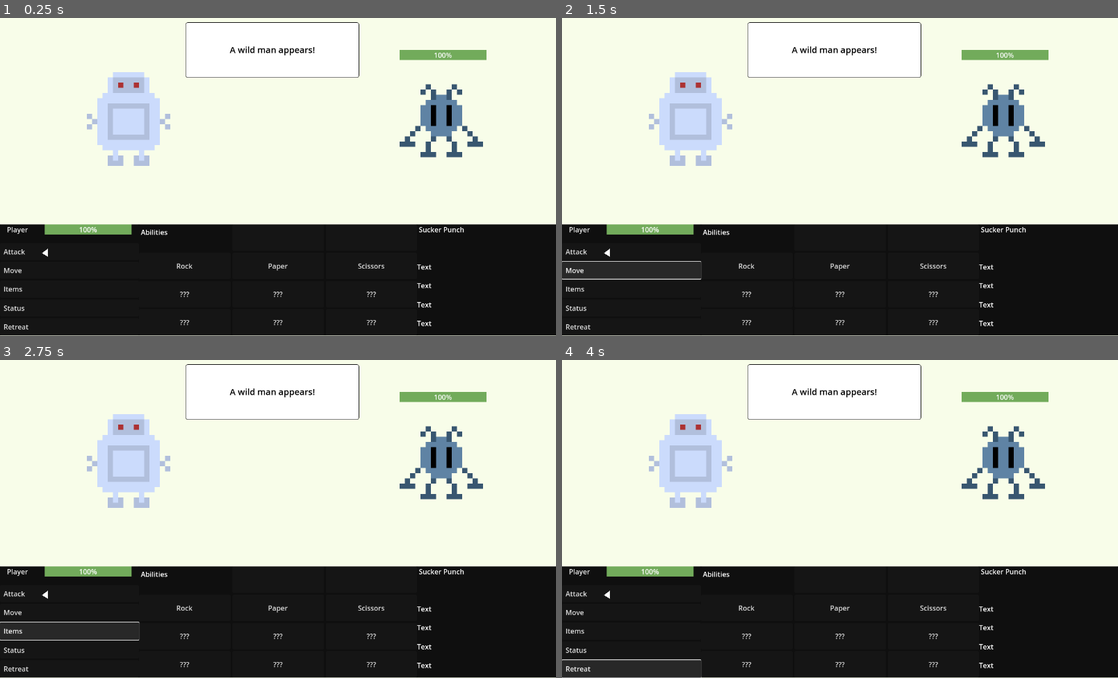
Above: before the commit, frames 1-4 (two rows, left to right).
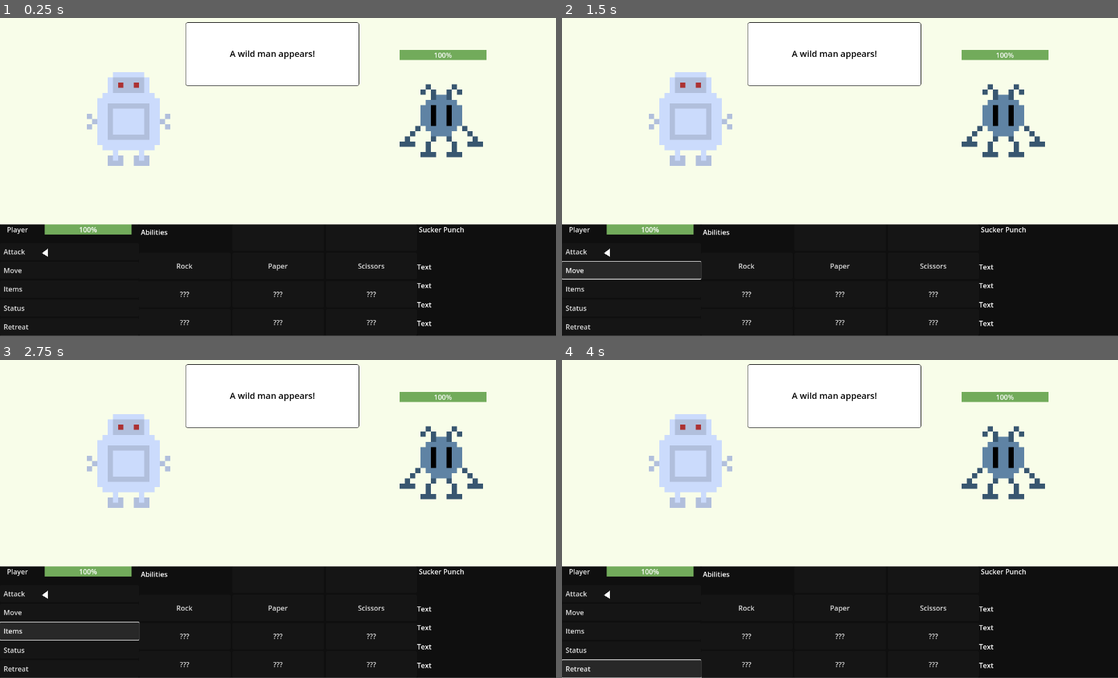
Above: after the commit, the same moments.

Repository: SamShubitz1/WorkingTitle
Game: Godot game, scene res://Scenes/Battle/battle.tscn
Two runs of this game, one before a commit and one after it. Both use one fixed random seed, a clock stepped at 60 frames per second and the inputs below. This scene is started directly instead of the project's main scene.
Inputs:
- Up to frame 1 (0.25 s): no input
- Up to frame 2 (1.5 s): click "Attack" at 0.5 s; click "Move" at 1.25 s
- Up to frame 3 (2.75 s): click "Items" at 2 s
- Up to frame 4 (4 s): click "Status" at 2.75 s; click "Retreat" at 3.5 s

The runs differ from the first frame. In frame 1, 0.6% of the frame differs, in the area x 0-100%, y 8-100%; in frame 2, 0.6%; in frame 3, 0.6%; in frame 4, 0.6%.

Commit message:
added dialog cursor animation

Diff:
--- a/Scenes/Battle/battle.tscn
+++ b/Scenes/Battle/battle.tscn
@@ -22,6 +22,43 @@
 corner_radius_bottom_right = 5
 corner_radius_bottom_left = 5
 
+[sub_resource type="Animation" id="Animation_4leb8"]
+resource_name = "cursor_blink"
+loop_mode = 1
+tracks/0/type = "value"
+tracks/0/imported = false
+tracks/0/enabled = true
+tracks/0/path = NodePath(".:color")
+tracks/0/interp = 0
+tracks/0/loop_wrap = true
+tracks/0/keys = {
+"times": PackedFloat32Array(0, 0.5),
+"transitions": PackedFloat32Array(1, 1),
+"update": 0,
+"values": [Color(0, 0, 0, 1), Color(1, 1, 1, 0)]
+}
+
+[sub_resource type="Animation" id="Animation_yu4h3"]
+length = 0.001
+tracks/0/type = "value"
+tracks/0/imported = false
+tracks/0/enabled = true
+tracks/0/path = NodePath(".:color")
+tracks/0/interp = 1
+tracks/0/loop_wrap = true
+tracks/0/keys = {
+"times": PackedFloat32Array(0),
+"transitions": PackedFloat32Array(1),
+"update": 0,
+"values": [Color(0, 0, 0, 1)]
+}
+
+[sub_resource type="AnimationLibrary" id="AnimationLibrary_i3me5"]
+_data = {
+"RESET": SubResource("Animation_yu4h3"),
+"cursor_blink": SubResource("Animation_4leb8")
+}
+
 [sub_resource type="Theme" id="Theme_ddpyb"]
 
 [sub_resource type="StyleBoxFlat" id="StyleBoxFlat_hrbwa"]
@@ -62,18 +99,17 @@
 [node name="BattleController" type="Node" parent="."]
 script = ExtResource("1_6nkpg")
 
-[node name="DialogBox" type="Panel" parent="."]
-layout_mode = 1
+[node name="DialogBox" type="Panel" parent="BattleController"]
 anchors_preset = -1
 anchor_top = -1.988
 anchor_right = 1.0
 offset_left = 427.0
-offset_top = 42.9281
+offset_top = 1571.78
 offset_right = -453.0
-offset_bottom = -338.0
+offset_bottom = 192.0
 theme_override_styles/panel = SubResource("StyleBoxFlat_tbwo3")
 
-[node name="Dialog" type="Label" parent="DialogBox"]
+[node name="Dialog" type="Label" parent="BattleController/DialogBox"]
 custom_minimum_size = Vector2(400, 128)
 layout_mode = 1
 anchors_preset = 15
@@ -88,6 +124,19 @@
 horizontal_alignment = 1
 vertical_alignment = 1
 
+[node name="DialogCursor" type="Polygon2D" parent="BattleController/DialogBox"]
+visible = false
+position = Vector2(200, -142.732)
+scale = Vector2(1, 0.866667)
+color = Color(0, 0, 0, 1)
+polygon = PackedVector2Array(155, 279.512, 171, 279.512, 163, 291.05)
+
+[node name="AnimationPlayer" type="AnimationPlayer" parent="BattleController/DialogBox"]
+root_node = NodePath("../DialogCursor")
+libraries = {
+"": SubResource("AnimationLibrary_i3me5")
+}
+
 [node name="Background" type="ColorRect" parent="."]
 z_index = -1
 layout_mode = 1
@@ -95,8 +144,8 @@
 anchor_top = -1.996
 anchor_right = 1.0
 anchor_bottom = 1.0
-offset_top = -0.0239258
-offset_bottom = 0.999969
+offset_top = -1.51196
+offset_bottom = -0.488068
 color = Color(0.971332, 0.989374, 0.91255, 1)
 
 [node name="BattleMenu" type="Panel" parent="."]
--- a/Scenes/Battle/battle_controller.gd
+++ b/Scenes/Battle/battle_controller.gd
@@ -1,6 +1,8 @@
 extends Node
 
-@onready var dialog_box = $"../DialogBox/Dialog"
+@onready var animation_player = $DialogBox/AnimationPlayer
+@onready var dialog_box = $"DialogBox/Dialog"
+@onready var dialog_cursor = $DialogBox/DialogCursor
 @onready var player_health = $"../BattleMenu/MainMenu/Menu/CharPanel/Health"
 @onready var enemy_health = $"../Enemy/EnemyHealth"
 @onready var player = $"../Player"
@@ -20,6 +22,11 @@
 	ATTACK,
 	DEATH,
 	RETREAT,
+}
+
+enum AnimationState {
+	ON,
+	OFF
 }
 
 func _ready() -> void:
@@ -46,12 +53,15 @@
 			handle_retreat()
 
 	if event.has("duration"):
-			await wait(event.duration)
-			if not event_queue.is_empty():
-				increment_queue()
+		toggle_animation(AnimationState.OFF)
+		await wait(event.duration)
+		toggle_animation(AnimationState.ON)
+		if not event_queue.is_empty():
+			increment_queue()
 
-	if event_queue.size() == 0:
+	if event_queue.is_empty():
 		cursor.enable()
+		toggle_animation(AnimationState.OFF)
 
 func handle_dialog(event: Dictionary) -> void:
 	dialog_box.text = event.text
@@ -65,6 +75,7 @@
 
 func on_use_attack(target: String) -> void:
 	cursor.disable()
+	toggle_animation(AnimationState.ON)
 	handle_dialog({"text": "Player used " + selected_attack.name + "!"})
 	var damage = calculate_attack_dmg()
 	add_event({"type": EventType.ATTACK, "target": target, "damage": damage, "duration": 1})
@@ -81,6 +92,7 @@
 
 func on_use_item(item: Dictionary) -> void:
 	cursor.disable()
+	toggle_animation(AnimationState.ON)
 	handle_dialog({"text": "Player used " + item.name + "!"})
 	player.items_equipped.append(item)
 	player.populate_buffs_array()
@@ -89,6 +101,7 @@
 
 func on_try_retreat() -> void:
 	cursor.disable()
+	toggle_animation(AnimationState.ON)
 	handle_dialog({"text": "Player retreats!"})
 	var success: bool = player_health.value > randi() % int(enemy_health.value)
 	if success:
@@ -141,3 +154,11 @@
 	increment_disabled = true
 	await get_tree().create_timer(seconds).timeout
 	increment_disabled = false
+
+func toggle_animation(state: AnimationState) -> void:
+	if state == AnimationState.ON:
+		dialog_cursor.visible = true
+		animation_player.play("cursor_blink")
+	else:
+		dialog_cursor.visible = false
+		animation_player.stop()
Not shown: 1 places in Scenes/Battle/battle.tscn that only renumber resources
